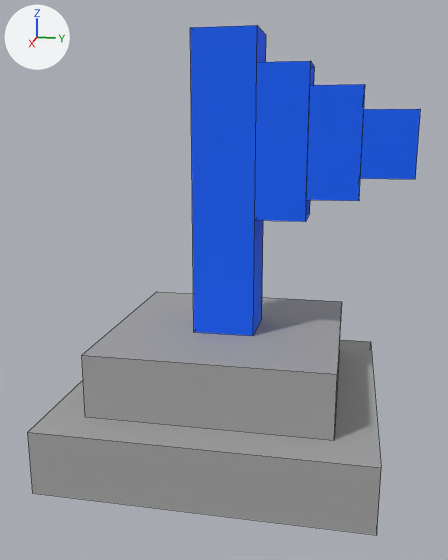
One commit to the FBX model SnowRun/Assets/Resources/Object/FBX/flag.FBX: the scene before it, then after it.
Camera for both pictures: a 50 mm lens placed at (0.301, 0.058, 0.159), pointed at (0.005, -0.002, 0.085). Lighting does not change. The marker at upper left points along +X, +Y and +Z. Mesh edges are drawn as thin lines. Where no turn or scale is listed for an object, it has been applied to the vertices.

In view in the first picture: 'Blue', 'Box001'.
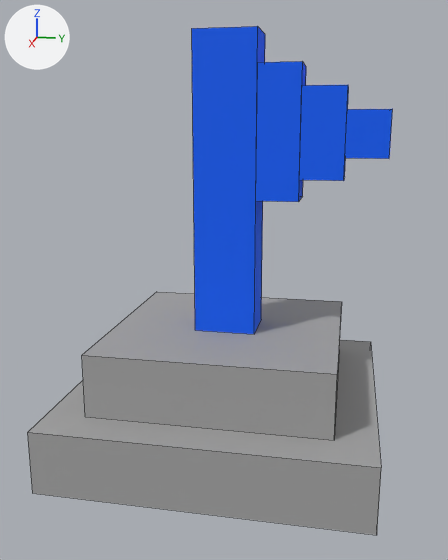
Boxes [x1, y1, x2, y2] around the edits, measured in the pictures (448 x 560 px; the box of a moved part takes in the faces that stretch with it):
'Blue', reshaped (13% narrower): before [190, 25, 420, 336]; after [192, 26, 393, 334]
part 1 of me_mesh_001, added (blue): after [192, 26, 265, 334]
part 2 of me_mesh_001, rebuilt (16% narrower, 12% shorter): before [255, 61, 315, 222]; after [256, 61, 306, 202]
part 3 of me_mesh_001, rebuilt (15% narrower, 18% shorter): before [306, 84, 365, 201]; after [299, 85, 349, 181]
part 4 of me_mesh_001, deleted (blue): before [190, 25, 266, 336]
part 5 of me_mesh_001, moved or reshaped: before [360, 109, 420, 179]; after [345, 109, 393, 159]

The edits, one by one:
me_mesh_001 is used by ob_blue; location (0.0, 0.0504, 0.1519).
Verts and faces of me_mesh_001; kept vertices keep their numbers, new ones are numbered from 32.
Before the commit, vertices of me_mesh_001: 0 (-0.015, 0.0118, -0.015), 1 (0.015, 0.0118, -0.015) at pixel (360, 178), 2 (-0.015, 0.0354, -0.015), 3 (0.015, 0.0354, -0.015) at pixel (415, 179), 4 (-0.015, 0.0118, 0.0147).
Before the commit, vertices of me_mesh_001: 5 (0.015, 0.0118, 0.0147) at pixel (363, 109), 6 (-0.015, 0.0354, 0.0147), 7 (0.015, 0.0354, 0.0147) at pixel (420, 108).
me_mesh_001 had 32 vertices, 24 faces and spanned x -0.015..0.015, y -0.0654..0.0354, z -0.0919..0.0501.
me_mesh_001 now has 32 vertices, 21 faces and spans x -0.0123..0.0123, y -0.0654..0.024, z -0.0919..0.0501.
me_mesh_001 part 1: a new loose piece, a box spanning x -0.0123..0.0123, y -0.0654..-0.0354, z -0.0919..0.0501, in mat_01___default (blue #0060ff).
me_mesh_001 part 2: the loose piece of 8 vertices spanning x -0.015..0.015, y -0.0354..-0.0118, z -0.035..0.035 is rebuilt with 8 vertices and now spans x -0.0123..0.0123, y -0.0354..-0.0155, z -0.0263..0.0351.
me_mesh_001 part 3: the loose piece of 8 vertices spanning x -0.015..0.015, y -0.0118..0.0118, z -0.025..0.025 is rebuilt with 8 vertices and now spans x -0.0123..0.0123, y -0.0155..0.0047, z -0.0163..0.0251.
me_mesh_001 part 4: the loose piece of 8 vertices spanning x -0.015..0.015, y -0.0654..-0.0354, z -0.0919..0.0501 is deleted.
Part 5, on me_mesh_001:
Vertices deleted: 0 to 7 (with the faces that use them).
New vertex 32 is at (-0.0123, 0.0047, -0.0063).
New vertex 33 is at (-0.0123, 0.024, -0.0063).
New vertex 34 is at (-0.0123, 0.0047, 0.0148).
New vertex 35 is at (-0.0123, 0.024, 0.0148).
New vertices 36 to 39 stand at vertices 32 to 35, in that order, plus (0.0246, 0.0, 0.0).
New faces: (32, 33, 37, 36), (34, 38, 39, 35), (36, 37, 39, 38), (33, 35, 39, 37), (32, 34, 35, 33).
